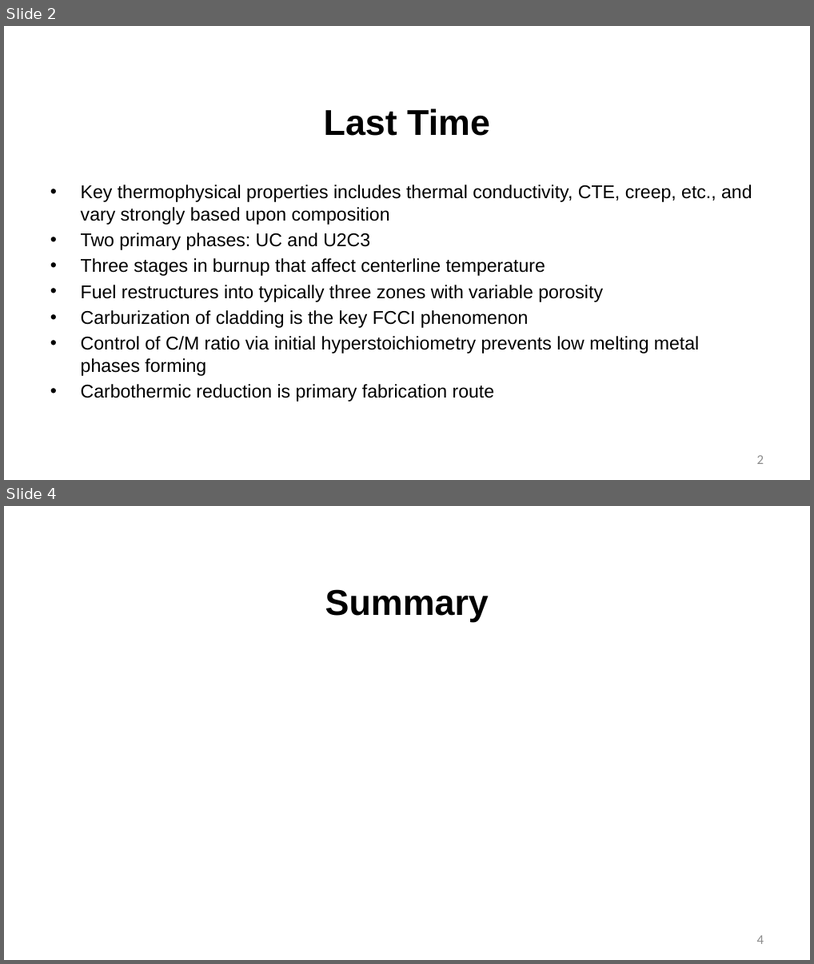
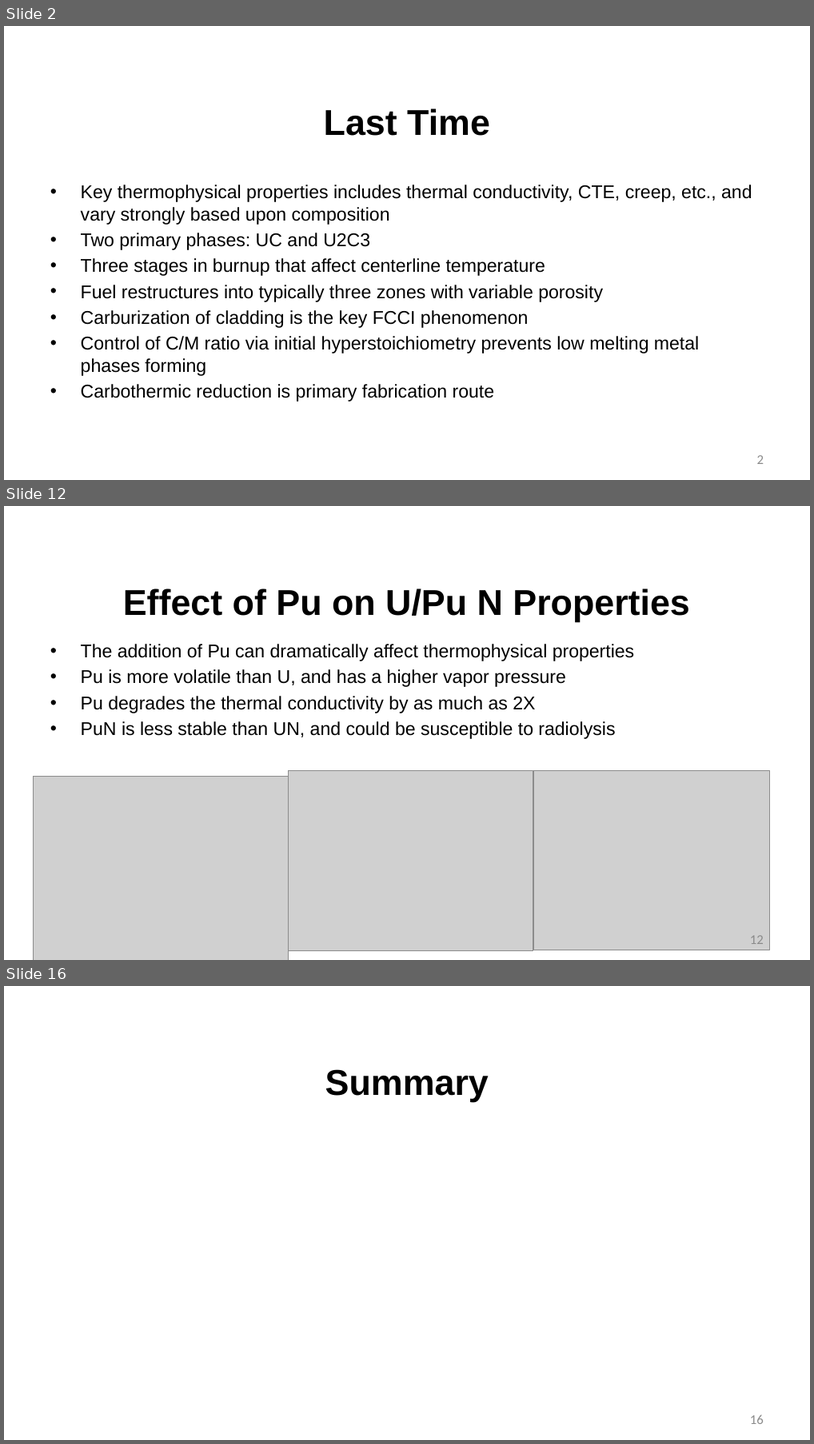
Before and after one commit to benbeeler/TEACHING, a slide deck: Advanced Reactor Materials/Lec16_nitride.pptx. Shown one above the other, each under a label of ours: slides 2 and 4 before the commit, slides 2, 12 and 16 after it; the slides between them are not shown. The pictures are 814x964 and 814x1444 pixels, drawn with LibreOffice and Linux fonts; fonts in the diff are those of the drawing; grey boxes stand for pictures; background and template pictures are left out. Boxes give left, top, right and bottom in pixels: in the first picture for what was removed or moved away, otherwise in the second. Text is boxed around its words. In the diff, an @@ line names an element or a change of style, - is before the commit and + after.

```diff
--- a/Advanced Reactor Materials/Lec16_nitride.pptx
+++ b/Advanced Reactor Materials/Lec16_nitride.pptx
@@ slide 12 added at (4, 506, 810, 960), background #FFFFFF @@
@@ title added at (123, 588, 690, 622), 42.7 pt, text #000000, bold @@
+Effect of Pu on U/Pu N Properties
@@ text added at (81, 644, 635, 739), 22 pt, text #000000 @@
+• The addition of Pu can dramatically affect thermophysical properties
+• Pu is more volatile than U, and has a higher vapor pressure
+• Pu degrades the thermal conductivity by as much as 2X
+• PuN is less stable than UN, and could be susceptible to radiolysis
@@ picture added at (33, 776, 288, 960) @@
@@ picture added at (288, 771, 534, 952) @@
@@ picture added at (534, 771, 770, 950) @@
@@ page number added at (750, 935, 764, 944), 16 pt, text #8C8C8C @@
+12
@@ what was slide 4 is now slide 16 @@
@@ page number at (750, 1415, 764, 1424): text changed @@
-4
+16
```
Also in this commit, not shown: 1 slide changed, 11 other slides added, 10 other files.
